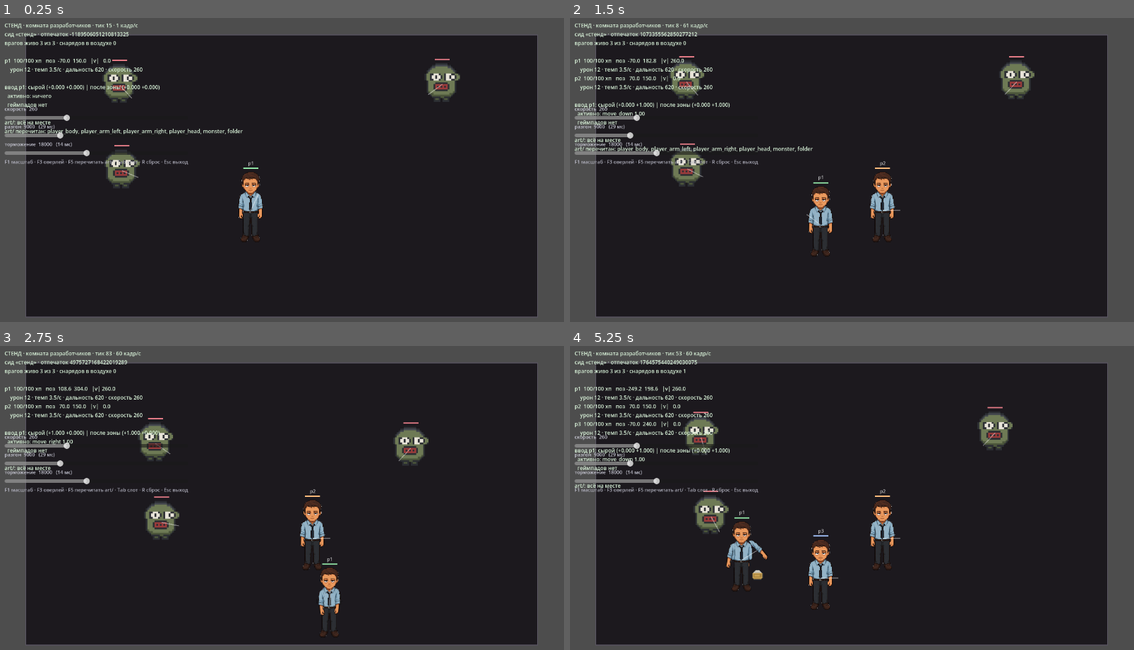
Above: before the commit, frames 1-4 (two rows, left to right).
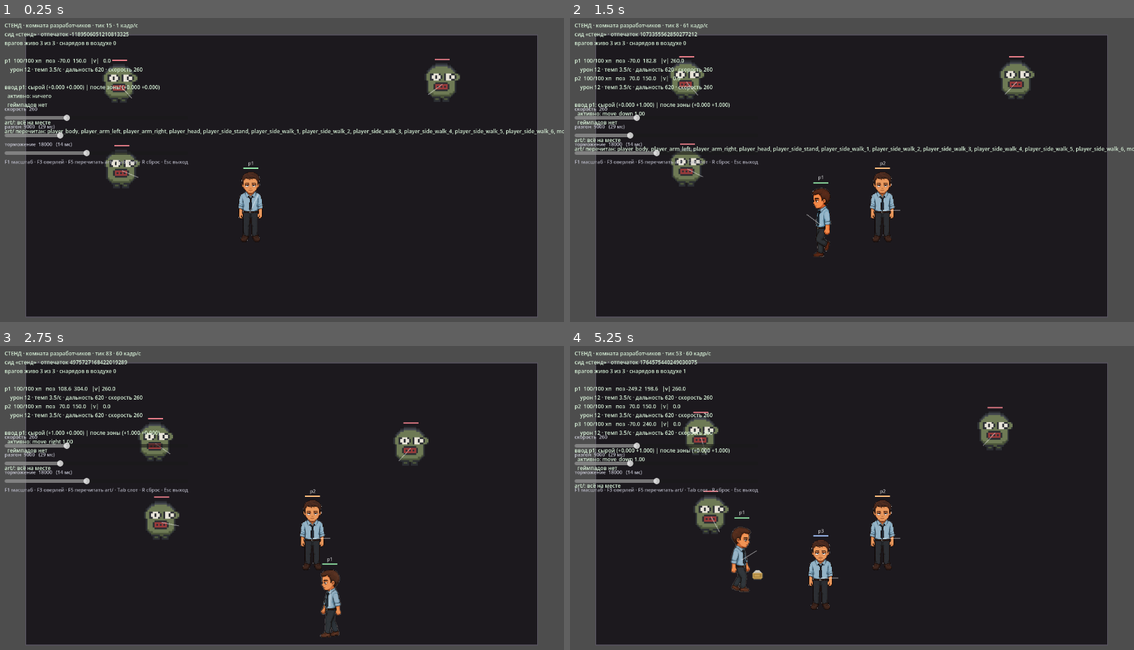
Above: after the commit, the same moments.

Repository: e2or28/lomka
Game: Godot game, scene res://game/dev_sandbox.tscn
Same seed, same stepped clock (60 frames per second), same inputs: the game is played once before the commit and once after it.
Inputs (mouse positions are in pixels of both pictures, inside the frame that each line leads up to):
- Up to frame 1 (0.25 s): no input
- Up to frame 2 (1.5 s): tap Enter at 0.5 s; move the mouse to (976, 160) at 0.52 s; hold D 0.53-1.28 s; tap Tab at 0.6 s; click (976, 160) at 0.67 s; tap Space at 0.77 s; move the mouse to (739, 191) at 1.27 s; hold S from 1.28 s (still down); tap R at 1.35 s
- Up to frame 3 (2.75 s): tap Space at 1.52 s; move the mouse to (338, 434) at 2.02 s; release S at 2.03 s; hold D from 2.03 s (still down); tap E at 2.1 s
- Up to frame 4 (5.25 s): move the mouse to (823, 567) at 2.77 s; release D at 2.78 s; hold W 2.78-3.53 s; tap F at 2.85 s; click (823, 567) at 2.92 s; tap Space at 3.02, 3.77, 4.52 s; move the mouse to (1021, 552) at 3.52 s; hold A 3.53-5.03 s; tap Tab at 3.6 s; move the mouse to (682, 455) at 4.27 s; tap R at 4.35 s; move the mouse to (880, 504) at 5.02 s; hold S from 5.03 s (still down); tap E at 5.1 s; click (880, 504) at 5.17 s

The runs differ from the first frame. In frame 1, 0.5% of the frame differs, in the area x 36-100%, y 36-39%; in frame 2, 1.0%, in the area x 36-100%, y 42-79%; in frame 3, 0.4%; in frame 4, 0.6%.

Commit message:
Ходьба: шесть нарисованных кадров в профиль и зеркало для второй стороны
Кадры нашлись в отдельной папке, не в тех трёх, где лежали слои. Там был
статичный персонаж, разложенный на части, и arm_left с arm_right — это
левая и правая рука, а не направления ходьбы: каждая занимает десятую долю
силуэта и висит сбоку от корпуса на высоте плеча.

Теперь ходьба настоящая: шесть кадров на два шага, ноги работают. Из
трёх слоёв такого было не собрать — ноги впечатаны в корпус.

Два подводных камня при импорте, оба стоили бы прыгающего персонажа:

- Обрезать кадры по содержимому нельзя, иначе каждый обрежется по-своему.
  Добавлен --no-trim, который держит весь холст
- Автоопределение шага сетки гуляло от кадра к кадру: 8, 9 и 10 на одном
  наборе. Шаг задан явно, восьмёркой — это 1024 на 128, тот же холст, что
  у слоёв, и низ ног сошёлся с character_root

Персонаж нарисован лицом влево, поэтому вправо он идёт зеркалом: отражение
по вертикальной оси холста. Направление держится, пока он не пошёл в другую
сторону, иначе разворачивался бы на месте от дрожания стика.

В движении — профильные кадры, стоя — анфас со слоями: там читается лицо и
работают дыхание с замахом, которых в профильных кадрах нет.

Co-Authored-By: Claude Opus 5 <noreply@anthropic.com>

Diff:
--- a/game/character_pose.gd
+++ b/game/character_pose.gd
@@ -52,6 +52,10 @@
 
 ## Ниже этой скорости считаем, что персонаж стоит.
 const WALK_THRESHOLD := 12.0
+
+## Кадров в цикле ходьбы. Профильные кадры нарисованы человеком: шесть
+## положений на два шага.
+const WALK_FRAMES := 6
 
 
 ## Насколько продвинулась фаза шага за кадр. Фаза считается от пройденного
@@ -137,3 +141,28 @@
 		else:
 			left = lift
 	return [left, right]
+
+
+## Номер кадра ходьбы по фазе шага. Кадры нарисованы, а не собраны из слоёв,
+## поэтому здесь только выбор — ни поворотов, ни смещений.
+static func walk_frame(phase: float) -> int:
+	var wrapped := fposmod(phase, TAU)
+	return clampi(int(wrapped / TAU * WALK_FRAMES), 0, WALK_FRAMES - 1)
+
+
+## Куда персонаж повёрнут. Профильные кадры нарисованы лицом влево, поэтому
+## движение вправо рисуется зеркалом.
+##
+## При вертикальном движении и в покое направление сохраняется: иначе
+## персонаж разворачивался бы на месте от любого дрожания стика.
+static func facing(velocity: Vector2, previous: int) -> int:
+	if absf(velocity.x) < WALK_THRESHOLD:
+		return previous
+	return 1 if velocity.x > 0.0 else -1
+
+
+## Профиль или анфас. В движении персонаж идёт боком — под это нарисованы
+## кадры. Стоя он смотрит на игрока: так читается лицо, и работают дыхание
+## с замахом, которых в профильных кадрах нет.
+static func use_walk_frames(speed: float) -> bool:
+	return speed >= WALK_THRESHOLD
--- a/game/dev_sandbox.gd
+++ b/game/dev_sandbox.gd
@@ -31,6 +31,9 @@
 ## пока заглушки из tools/make_placeholder_art.py.
 const SPRITES: Array[String] = [
 	"player_body", "player_arm_left", "player_arm_right", "player_head",
+	"player_side_stand",
+	"player_side_walk_1", "player_side_walk_2", "player_side_walk_3",
+	"player_side_walk_4", "player_side_walk_5", "player_side_walk_6",
 	"monster", "folder",
 ]
 
--- a/game/world_view.gd
+++ b/game/world_view.gd
@@ -56,6 +56,7 @@
 ## их в симуляцию значило бы гонять по сети данные, которые ни на что не
 ## влияют, и раздувать сейв.
 var stride_phase: Dictionary = {}
+var facing: Dictionary = {}
 var breath := 0.0
 
 
@@ -70,6 +71,7 @@
 			continue
 		stride_phase[actor.id] = CharacterPose.advance_stride(
 			stride_phase.get(actor.id, 0.0), actor.velocity.length(), delta)
+		facing[actor.id] = CharacterPose.facing(actor.velocity, facing.get(actor.id, -1))
 
 
 func _draw() -> void:
@@ -163,13 +165,27 @@
 ## в art/player_layers.json и менять его нельзя: руки обязаны лежать поверх
 ## корпуса, но под головой.
 func _draw_player(actor: Actor, at: Vector2, tint: Color) -> bool:
-	var body: Texture2D = textures.get("player_body")
-	if body == null:
-		return false
-
 	var canvas := at - PLAYER_ROOT
 	var speed := actor.velocity.length()
 	var phase: float = stride_phase.get(actor.id, 0.0)
+
+	# В движении — нарисованные профильные кадры, они живее любой сборки
+	# из слоёв: там работают ноги, которых в слоях нет вовсе.
+	if CharacterPose.use_walk_frames(speed):
+		var frame := CharacterPose.walk_frame(phase)
+		var texture: Texture2D = textures.get("player_side_walk_%d" % (frame + 1))
+		if texture != null:
+			_draw_facing(texture, canvas, facing.get(actor.id, -1), tint)
+			return true
+
+	var body: Texture2D = textures.get("player_body")
+	if body == null:
+		var standing: Texture2D = textures.get("player_side_stand")
+		if standing == null:
+			return false
+		_draw_facing(standing, canvas, facing.get(actor.id, -1), tint)
+		return true
+
 	var stats := actor.stack.compute()
 	var throw := CharacterPose.throw_progress(actor.cooldown, stats.get("fire_rate", 0.0))
 	var throw_right := actor.aim.x >= 0.0
@@ -184,6 +200,19 @@
 	if head != null:
 		draw_texture(head, canvas + CharacterPose.head_offset(phase, speed, breath), tint)
 	return true
+
+
+## Кадр с учётом стороны. Профильные кадры нарисованы лицом влево, поэтому
+## движение вправо рисуется отражением по вертикальной оси холста — иначе
+## персонаж пятился бы задом наперёд.
+func _draw_facing(texture: Texture2D, canvas: Vector2, side: int, tint: Color) -> void:
+	if side <= 0:
+		draw_texture(texture, canvas, tint)
+		return
+	var width := texture.get_size().x
+	draw_set_transform(canvas + Vector2(width, 0.0), 0.0, Vector2(-1.0, 1.0))
+	draw_texture(texture, Vector2.ZERO, tint)
+	draw_set_transform(Vector2.ZERO, 0.0, Vector2.ONE)
 
 
 ## Рука поворачивается вокруг плеча. Холст у всех слоёв общий, поэтому
--- a/tests/test_character_pose.gd
+++ b/tests/test_character_pose.gd
@@ -140,3 +140,50 @@
 			differs = true
 	check(differs, "голова повторяет корпус в точности — шея не читается")
 	return true
+
+
+## Кадры ходьбы нарисованы человеком: шесть положений на два шага.
+## Здесь проверяется только выбор кадра и стороны — как это выглядит,
+## решается глазами.
+func _test_walk_frame_covers_the_whole_cycle() -> bool:
+	var seen := {}
+	for step in 60:
+		seen[Pose.walk_frame(TAU * step / 60.0)] = true
+	eq(seen.size(), Pose.WALK_FRAMES, "цикл ходьбы использует не все кадры")
+
+	var out_of_range := 0
+	for step in 200:
+		var frame := Pose.walk_frame(TAU * step / 37.0)
+		if frame < 0 or frame >= Pose.WALK_FRAMES:
+			out_of_range += 1
+	eq(out_of_range, 0, "номер кадра вышел за набор")
+	return true
+
+
+func _test_walk_frame_advances_in_order() -> bool:
+	eq(Pose.walk_frame(0.0), 0, "цикл начинается не с первого кадра")
+	check(Pose.walk_frame(TAU * 0.5) > Pose.walk_frame(TAU * 0.1),
+		"кадры идут не по порядку")
+	eq(Pose.walk_frame(TAU - 0.001), Pose.WALK_FRAMES - 1, "последний кадр не достигается")
+	return true
+
+
+## Профильные кадры нарисованы лицом влево. Направление держится, пока
+## персонаж не пошёл в другую сторону: иначе он разворачивался бы на месте
+## от дрожания стика.
+func _test_facing_holds_until_direction_changes() -> bool:
+	eq(Pose.facing(Vector2(200, 0), -1), 1, "движение вправо не развернуло")
+	eq(Pose.facing(Vector2(-200, 0), 1), -1, "движение влево не развернуло")
+	eq(Pose.facing(Vector2(0, 200), 1), 1, "вертикальное движение сбросило направление")
+	eq(Pose.facing(Vector2.ZERO, -1), -1, "остановка сбросила направление")
+	eq(Pose.facing(Vector2(Pose.WALK_THRESHOLD - 1.0, 0), 1), 1,
+		"дрожание ниже порога развернуло персонажа")
+	return true
+
+
+func _test_profile_only_while_moving() -> bool:
+	check(Pose.use_walk_frames(WALK), "в движении не берутся кадры ходьбы")
+	check(not Pose.use_walk_frames(0.0), "в покое берутся кадры ходьбы вместо анфаса")
+	check(not Pose.use_walk_frames(Pose.WALK_THRESHOLD - 1.0),
+		"дрожание ниже порога включает ходьбу")
+	return true
Binary file added: art/player_side_stand.png
Binary file added: art/player_side_walk_1.png
Binary file added: art/player_side_walk_2.png
Binary file added: art/player_side_walk_3.png
Binary file added: art/player_side_walk_4.png
Binary file added: art/player_side_walk_5.png
Binary file added: art/player_side_walk_6.png
